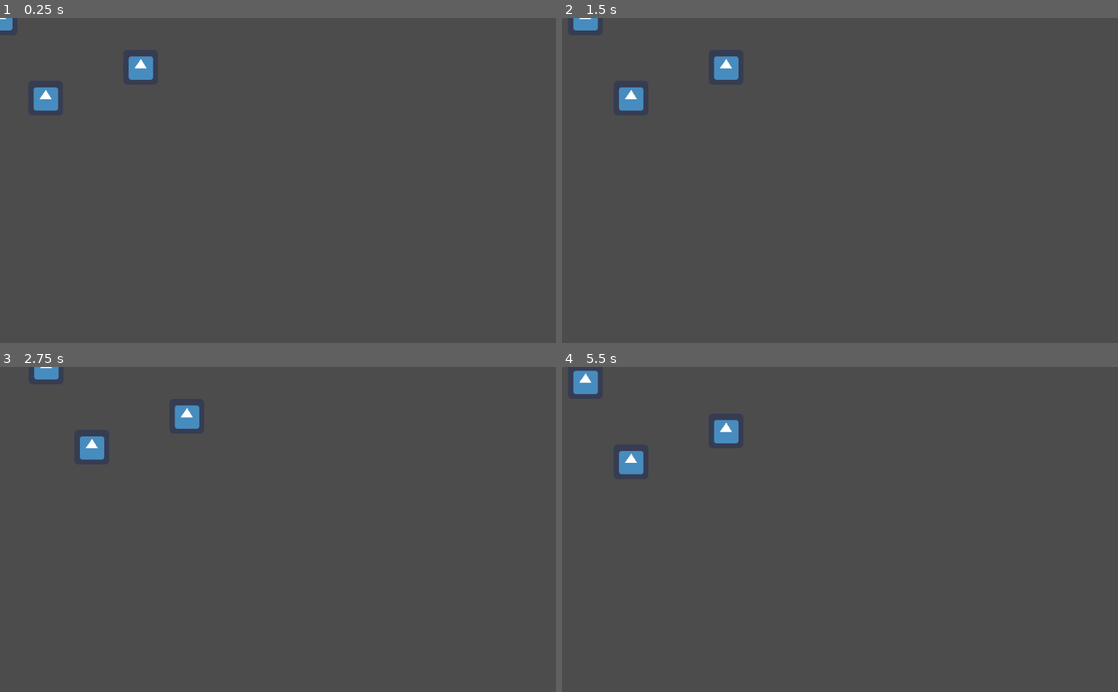
Above: before the commit, frames 1-4 (two rows, left to right).
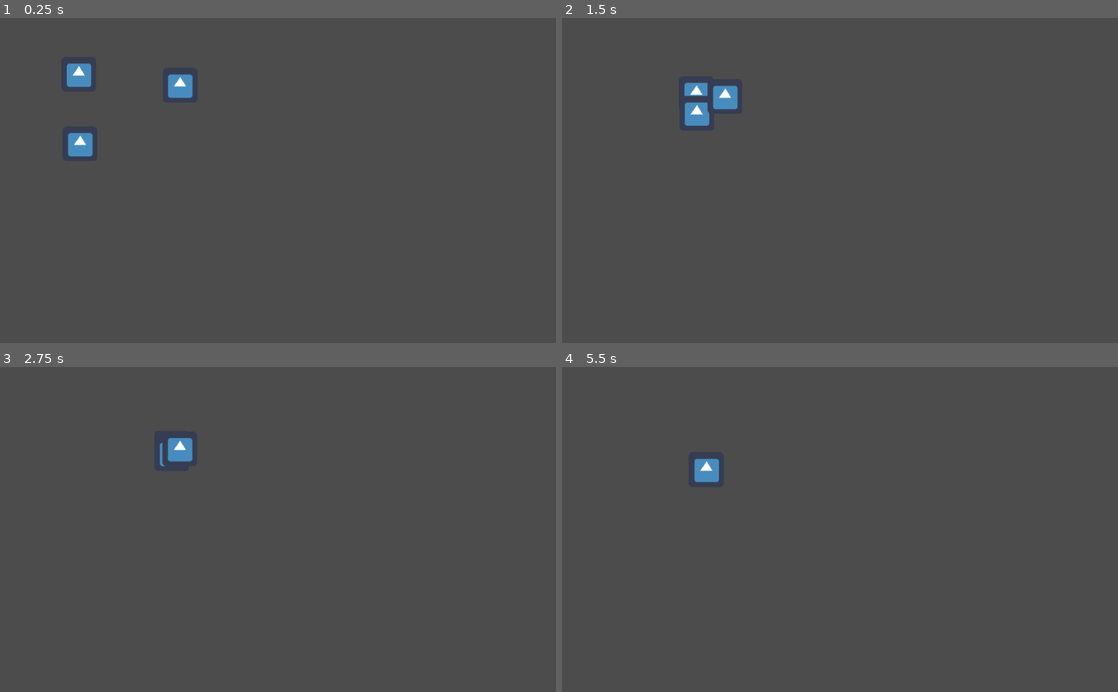
Above: after the commit, the same moments.

Repository: Cartogy/PuzzleGame
Game: Godot game, scene res://Project/TestingGround/FlockTest.tscn
Same seed, same stepped clock (60 frames per second), same inputs: the game is played once before the commit and once after it. The project has no main scene, so this scene is started directly. The engine's default icon, where the game draws it, is replaced by a stand-in: a white triangle on a blue panel in a dark square.
Inputs (mouse positions are in pixels of both pictures, inside the frame that each line leads up to):
- Up to frame 1 (0.25 s): no input
- Up to frame 2 (1.5 s): tap Enter at 0.5 s; move the mouse to (962, 164) at 0.52 s; hold Right (ui_right) 0.53-1.25 s; click (962, 164) at 0.67 s; drag from (728, 196) to (812, 245) at 1.27 s
- Up to frame 3 (2.75 s): move the mouse to (333, 458) at 2.02 s; hold Right (ui_right) from 2.03 s (still down)
- Up to frame 4 (5.5 s): release Right (ui_right) at 2.75 s; drag from (812, 594) to (673, 480) at 2.77 s; move the mouse to (1006, 578) at 3.52 s; hold Left (ui_left) 3.53-4.25 s; drag from (673, 480) to (756, 448) at 4.27 s; tap Space at 5 s; move the mouse to (867, 529) at 5.02 s; hold Down (ui_down) from 5.03 s (still down); click (867, 529) at 5.17 s

The runs differ from the first frame. In frame 1, 1.7% of the frame differs, in the area x 0-35%, y 0-43%; in frame 2, 1.6%; in frame 3, 1.2%; in frame 4, 1.3%.

Commit message:
Typo has been corrected. From tuples to arrays

Diff:
--- a/Project/Classes/FlockManager/flock_manager.gd
+++ b/Project/Classes/FlockManager/flock_manager.gd
@@ -7,7 +7,7 @@
 var entities = []
 var direction_input : DirectionInput
 
-var scale = 3
+var scale = 80
 
 func _ready():
 	direction_input = get_node("DirectionInput")
@@ -20,7 +20,7 @@
 
 	# Get position from the avg center
 	var new_position = calculate_new_position(direction, avg_center, scale)
-
+	print(new_position)
 	# Update new position to all entities
 	for e in entities:
 		e.update_follow_position(new_position)
--- a/Project/Classes/Unit/unit.gd
+++ b/Project/Classes/Unit/unit.gd
@@ -10,9 +10,10 @@
 
 func _physics_process(delta):
 	var direction = to_position - position
+	#print(direction)
 	vector_movement.update_forward(direction)
 
-	move_and_slide(vector_movement.forward * 20, Vector2(0,0))
+	move_and_slide(vector_movement.forward * 1, Vector2(0,0))
 
 func update_follow_position(p_position):
 	to_position = p_position
--- a/Project/TestingGround/FlockTest.tscn
+++ b/Project/TestingGround/FlockTest.tscn
@@ -17,7 +17,11 @@
 [node name="Flock" type="Node" parent="FlockManager"]
 
 [node name="Unit 0" type="KinematicBody2D" parent="FlockManager/Flock"]
+position = Vector2( 127, 90 )
 script = ExtResource( 4 )
+__meta__ = {
+"_edit_group_": true
+}
 
 [node name="VectorMovement" type="Node" parent="FlockManager/Flock/Unit 0"]
 script = ExtResource( 1 )
@@ -26,21 +30,27 @@
 texture = ExtResource( 5 )
 
 [node name="Unit 1" type="KinematicBody2D" parent="FlockManager/Flock"]
+position = Vector2( 130, 255 )
 script = ExtResource( 4 )
+__meta__ = {
+"_edit_group_": true
+}
 
 [node name="VectorMovement" type="Node" parent="FlockManager/Flock/Unit 1"]
 script = ExtResource( 1 )
 
 [node name="Sprite" type="Sprite" parent="FlockManager/Flock/Unit 1"]
-position = Vector2( 84, 148 )
 texture = ExtResource( 5 )
 
 [node name="Unit 2" type="KinematicBody2D" parent="FlockManager/Flock"]
+position = Vector2( 367, 116 )
 script = ExtResource( 4 )
+__meta__ = {
+"_edit_group_": true
+}
 
 [node name="VectorMovement" type="Node" parent="FlockManager/Flock/Unit 2"]
 script = ExtResource( 1 )
 
 [node name="Sprite" type="Sprite" parent="FlockManager/Flock/Unit 2"]
-position = Vector2( 259, 91 )
 texture = ExtResource( 5 )
--- a/test/unit/FlockBehaviour/test_flock_behaviour.gd
+++ b/test/unit/FlockBehaviour/test_flock_behaviour.gd
@@ -10,7 +10,7 @@
 	var e3 = Node2D.new()
 	e3.position = Vector2(8,5)
 
-	var expected = (Vector2(15, 9), 3)
+	var expected = [Vector2(15, 9), 3]
 	var entities = [e1, e2, e3]
 
 	assert_eq(fm.sum_of_positions(entities), expected)
